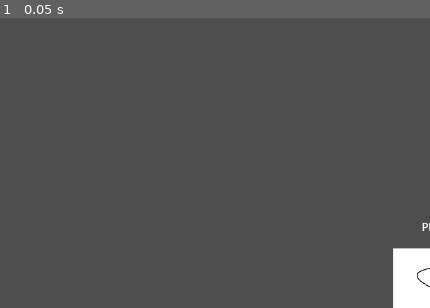
Above: before the commit, frame 1.
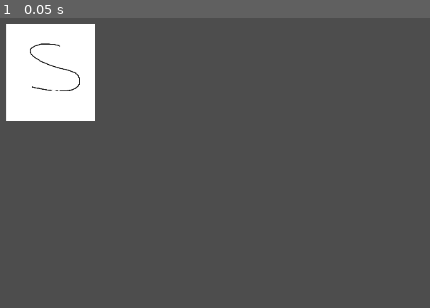
Above: after the commit, the same moment.

Repository: Deans-Paranoia/Deans-Paranoia
Game: Godot game, scene res://scenes/student.tscn
The game is run twice, just before and just after one commit, with the same random seed, the same clock (stepped at 60 frames per second) and the same inputs. This scene is started directly instead of the project's main scene. The engine's default icon, where the game draws it, is replaced by a stand-in: a white triangle on a blue panel in a dark square.
Inputs:
- Up to frame 1 (0.05 s): no input

The runs differ from the first frame. In frame 1, 8.7% of the frame differs, in the area x 1-100%, y 2-100%.

Commit message:
creating parent scene for fourth and third floor

Diff:
--- a/scenes/fourth_floor.tscn
+++ b/scenes/fourth_floor.tscn
@@ -15,12 +15,3 @@
 
 [node name="obstacle4" parent="." instance=ExtResource("1_v26fx")]
 position = Vector2(372, 388)
-
-[node name="SpawnLocations" type="Node2D" parent="."]
-position = Vector2(143, 110)
-
-[node name="0" type="Node2D" parent="SpawnLocations" groups=["PlayerSpawnPoint"]]
-position = Vector2(197, -34)
-
-[node name="1" type="Node2D" parent="SpawnLocations" groups=["PlayerSpawnPoint"]]
-position = Vector2(-50, -30)
--- a/scenes/level.tscn
+++ b/scenes/level.tscn
@@ -1,26 +1,11 @@
-[gd_scene load_steps=8 format=3 uid="uid://d1ak7xk1ahtkk"]
+[gd_scene load_steps=5 format=3 uid="uid://d1ak7xk1ahtkk"]
 
-[ext_resource type="Script" path="res://scripts/levelSetup.gd" id="1_vb3uo"]
-[ext_resource type="PackedScene" uid="uid://y4kbm2l282iy" path="res://scenes/student.tscn" id="2_kn4wr"]
 [ext_resource type="PackedScene" uid="uid://b4jtyggr1i1y5" path="res://scenes/booster.tscn" id="3_jjk6f"]
-[ext_resource type="PackedScene" uid="uid://dm1vrnv5e47gm" path="res://scenes/dean.tscn" id="3_thte2"]
 [ext_resource type="PackedScene" uid="uid://ci4moycif5owm" path="res://scenes/elevator.tscn" id="4_dtumn"]
 [ext_resource type="PackedScene" uid="uid://ci2w51qx0u74u" path="res://scenes/fire_alarm.tscn" id="5_msouu"]
 [ext_resource type="PackedScene" uid="uid://bsgmwg36gvtxu" path="res://scenes/server.tscn" id="6_thrs0"]
 
 [node name="level" type="Node2D"]
-script = ExtResource("1_vb3uo")
-studentScene = ExtResource("2_kn4wr")
-deanScene = ExtResource("3_thte2")
-
-[node name="SpawnLocations" type="Node2D" parent="."]
-position = Vector2(554, 261)
-
-[node name="0" type="Node2D" parent="SpawnLocations" groups=["PlayerSpawnPoint"]]
-position = Vector2(182, -57)
-
-[node name="1" type="Node2D" parent="SpawnLocations" groups=["PlayerSpawnPoint"]]
-position = Vector2(-85, 53)
 
 [node name="booster" parent="." instance=ExtResource("3_jjk6f")]
 position = Vector2(1069, 563)
--- a/scenes/map.tscn
+++ b/scenes/map.tscn
@@ -1,10 +1,27 @@
-[gd_scene load_steps=3 format=3 uid="uid://de4r2chqi0nbi"]
+[gd_scene load_steps=6 format=3 uid="uid://de4r2chqi0nbi"]
 
 [ext_resource type="PackedScene" uid="uid://gitmckv6idiq" path="res://scenes/fourth_floor.tscn" id="1_158or"]
+[ext_resource type="Script" path="res://scripts/map.gd" id="1_v8og6"]
 [ext_resource type="PackedScene" uid="uid://d1ak7xk1ahtkk" path="res://scenes/level.tscn" id="2_tqwam"]
+[ext_resource type="PackedScene" uid="uid://y4kbm2l282iy" path="res://scenes/student.tscn" id="2_xevit"]
+[ext_resource type="PackedScene" uid="uid://dm1vrnv5e47gm" path="res://scenes/dean.tscn" id="3_jrkig"]
 
-[node name="map" type="Node2D"]
+[node name="Map" type="Node2D"]
+script = ExtResource("1_v8og6")
+studentScene = ExtResource("2_xevit")
+deanScene = ExtResource("3_jrkig")
+
+[node name="level" parent="." instance=ExtResource("2_tqwam")]
 
 [node name="fourthFloor" parent="." instance=ExtResource("1_158or")]
+process_mode = 4
+visible = false
 
-[node name="level" parent="." instance=ExtResource("2_tqwam")]
+[node name="SpawnLocations" type="Node2D" parent="."]
+position = Vector2(612, 272)
+
+[node name="0" type="Node2D" parent="SpawnLocations" groups=["PlayerSpawnPoint"]]
+position = Vector2(182, -57)
+
+[node name="1" type="Node2D" parent="SpawnLocations" groups=["PlayerSpawnPoint"]]
+position = Vector2(-85, 53)
--- a/scenes/player.tscn
+++ b/scenes/player.tscn
@@ -16,15 +16,15 @@
 size = Vector2(147, 144)
 
 [node name="Node2D" type="Node2D" groups=["Player"]]
-position = Vector2(591, 297)
+position = Vector2(0,0)
 metadata/_edit_lock_ = true
 
 [node name="CharacterBody2D" type="CharacterBody2D" parent="."]
-position = Vector2(17, 17)
+position = Vector2(0,0)
 script = ExtResource("1_y8ilh")
 
 [node name="Sprite2D" type="Sprite2D" parent="CharacterBody2D"]
-position = Vector2(-3, 10)
+position = Vector2(0,0)
 texture = ExtResource("1_grwq2")
 metadata/_edit_lock_ = true
 
@@ -32,15 +32,15 @@
 replication_config = SubResource("SceneReplicationConfig_qy6rn")
 
 [node name="CollisionShape2D" type="CollisionShape2D" parent="CharacterBody2D"]
-position = Vector2(-4.5, 11)
+position = Vector2(0,0)
 shape = SubResource("CircleShape2D_0nlaq")
 metadata/_edit_lock_ = true
 
 [node name="Label" type="Label" parent="CharacterBody2D"]
-offset_left = -89.0
-offset_top = -103.0
-offset_right = 86.0
-offset_bottom = -73.0
+offset_left = 0.0
+offset_top = 20.0
+offset_right = 0.0
+offset_bottom = 0.0
 text = "Player"
 horizontal_alignment = 1
 metadata/_edit_lock_ = true
@@ -48,6 +48,6 @@
 [node name="PlayerArea" type="Area2D" parent="CharacterBody2D"]
 
 [node name="CollisionShape2D" type="CollisionShape2D" parent="CharacterBody2D/PlayerArea"]
-position = Vector2(-4.5, 7)
+position = Vector2(0,0)
 shape = SubResource("RectangleShape2D_dw1tk")
 debug_color = Color(0, 0.643137, 0.298039, 0.419608)
--- a/scenes/student.tscn
+++ b/scenes/student.tscn
@@ -5,6 +5,7 @@
 [ext_resource type="Texture2D" uid="uid://cxfbk5bqebjsd" path="res://assets/student.png" id="3_02yls"]
 
 [node name="Student" instance=ExtResource("1_6lj7h")]
+position = Vector2(30, -17)
 script = ExtResource("2_vaos0")
 
 [node name="CharacterBody2D" parent="." index="0"]
@@ -20,6 +21,9 @@
 process_callback = 0
 wait_time = 2.0
 
+[node name="CollisionShape2D" parent="CharacterBody2D/PlayerArea" index="0"]
+position = Vector2(0, 5)
+
 [connection signal="timeout" from="CharacterBody2D/DiggingTimer" to="." method="_on_digging_timer_timeout"]
 [connection signal="timeout" from="CharacterBody2D/FreezeTimer" to="." method="_on_freeze_timer_timeout"]
 [connection signal="area_entered" from="CharacterBody2D/PlayerArea" to="." method="_on_player_area_area_entered"]
--- a/scripts/deanInput.gd
+++ b/scripts/deanInput.gd
@@ -14,7 +14,7 @@
 	# event do interakcji z obiektami przez dziekana
 	if event.is_action_pressed("interaction"):
 		# obsluga alarmu
-		var fire_alarm_reference = get_node("../fire_alarm")
+		var fire_alarm_reference = get_node("../level/fire_alarm")
 		if fire_alarm_reference.useable and can_use_alarm:
 			ring_fire_alarm()
 			fire_alarm_reference.useable = false
--- a/scripts/main.gd
+++ b/scripts/main.gd
@@ -61,17 +61,13 @@
 			SendPlayerInformation.rpc(globalScript.Players[i].name, i)
 @rpc("any_peer","call_local")
 func StartGame(control):
-	var sceneMain = load("res://scenes/level.tscn").instantiate()
-	var fourthFloor = load("res://scenes/fourth_floor.tscn").instantiate()
+	var sceneMain = load("res://scenes/map.tscn").instantiate()
 	self.hide()
 	#print(control)
 	var rooms = get_tree().get_nodes_in_group("room")
 	for i in rooms:
 		i.hide()
-	fourthFloor.process_mode = PROCESS_MODE_DISABLED
-	fourthFloor.visible = false
 	get_tree().root.add_child(sceneMain)
-	get_tree().root.add_child(fourthFloor)
 
 func hostGame():
 	peer = ENetMultiplayerPeer.new()
--- a/scripts/levelSetup.gd
+++ b/scripts/map.gd
@@ -1,5 +1,4 @@
 extends Node2D
-
 @export var studentScene:PackedScene
 @export var deanScene:PackedScene
 # Called when the node enters the scene tree for the first time.
@@ -7,10 +6,10 @@
 	var index = 0
 	for i in globalScript.Players:
 		var currentPlayer
-		if i==globalScript.deanId:
-			currentPlayer = deanScene.instantiate()
-		else:
-			currentPlayer = studentScene.instantiate()
+		#if i==globalScript.deanId:
+		#	currentPlayer = deanScene.instantiate()
+		#else:
+		currentPlayer = studentScene.instantiate()
 		currentPlayer.name = str(globalScript.Players[i].id)
 		var body = currentPlayer.get_node("CharacterBody2D")
 		if body != null:
@@ -21,8 +20,3 @@
 				currentPlayer.global_position = spawn.global_position
 		index +=1
 	pass # Replace with function body.
-
-
-# Called every frame. 'delta' is the elapsed time since the previous frame.
-func _process(delta):
-	pass
--- a/scripts/studentInput.gd
+++ b/scripts/studentInput.gd
@@ -35,7 +35,7 @@
 	# interakcja z obiektami
 	if event.is_action_pressed("interaction"):
 		# obsluga alarmu przez studenta
-		var fire_alarm_reference = get_node_or_null("../fire_alarm")
+		var fire_alarm_reference = get_node_or_null("../level/fire_alarm")
 		if fire_alarm_reference !=null and fire_alarm_reference.useable and can_use_alarm:
 			sabotage_alarm()
 			change_alarm_state.rpc()
@@ -45,14 +45,14 @@
 			use_server()
 
 		# obsluga windy przez studenta
-		var elevator_reference = get_node_or_null("../elevator")
+		var elevator_reference = get_node_or_null("../level/elevator")
 		if can_use_elevator:
 			use_elevator()
 
 
 		# obsluga boostera przez studenta
 		if can_use_booster and !has_booster:
-			var booster = get_node_or_null("../booster")
+			var booster = get_node_or_null("../level/booster")
 			if booster !=null and can_use_booster:
 				# usuniecie boostera
 				removeBooster.rpc()
@@ -63,14 +63,13 @@
 	elif event.is_action_released("dig"):
 		stop_dig()
 
-
 @rpc("any_peer","call_local")
 func change_alarm_state():
-	var fire_alarm_reference = get_node_or_null("../fire_alarm")
+	var fire_alarm_reference = get_node_or_null("../level/fire_alarm")
 	fire_alarm_reference.useable = false
 @rpc("any_peer","call_local")
 func removeBooster():
-	var booster = get_node_or_null("../booster")
+	var booster = get_node_or_null("../level/booster")
 	if booster!= null:
 		booster.on_boost_requested()
 func sabotage_alarm():
@@ -81,7 +80,7 @@
 
 func use_server():
 	# funkcja do uzywania serwera przez studenta
-	var server_reference = get_node_or_null("../server")
+	var server_reference = get_node_or_null("../level/server")
 	if server_reference.server_opened == false:
 		print("server opened")
 		server_reference.server_opened = true
@@ -90,7 +89,6 @@
 		server_reference.server_opened = false
 
 func use_elevator():
-
 	print("Elevator works!")
 func acquire_booster():
 	# funkcja nadajaca booster dla studenta
